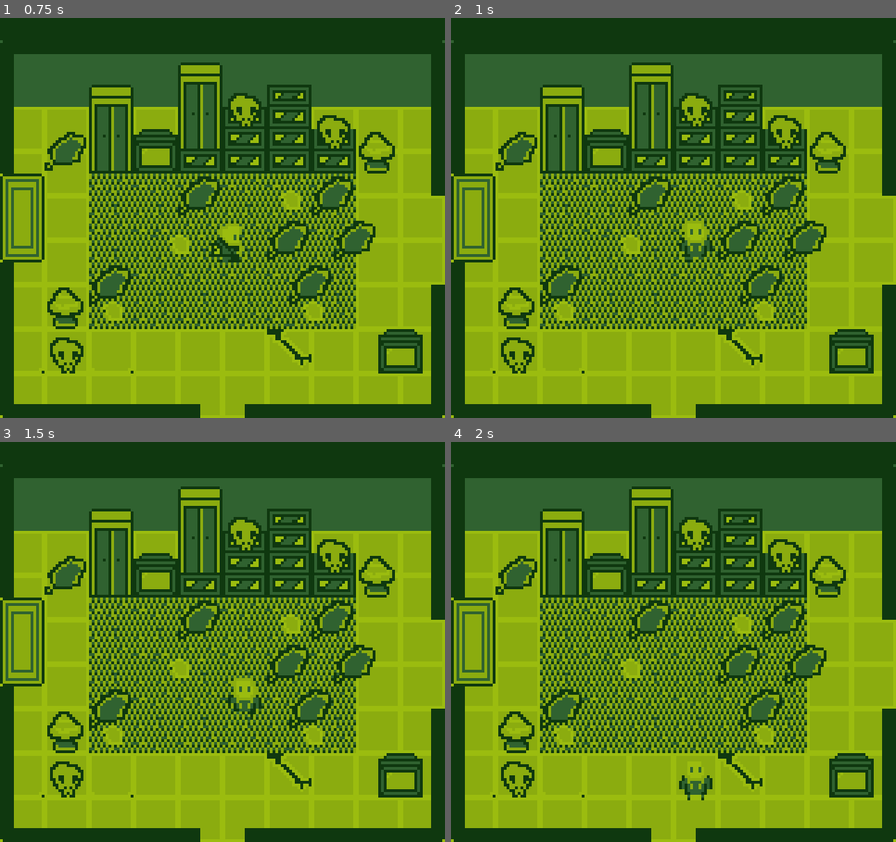
Above: before the commit, frames 1-4 (two rows, left to right).
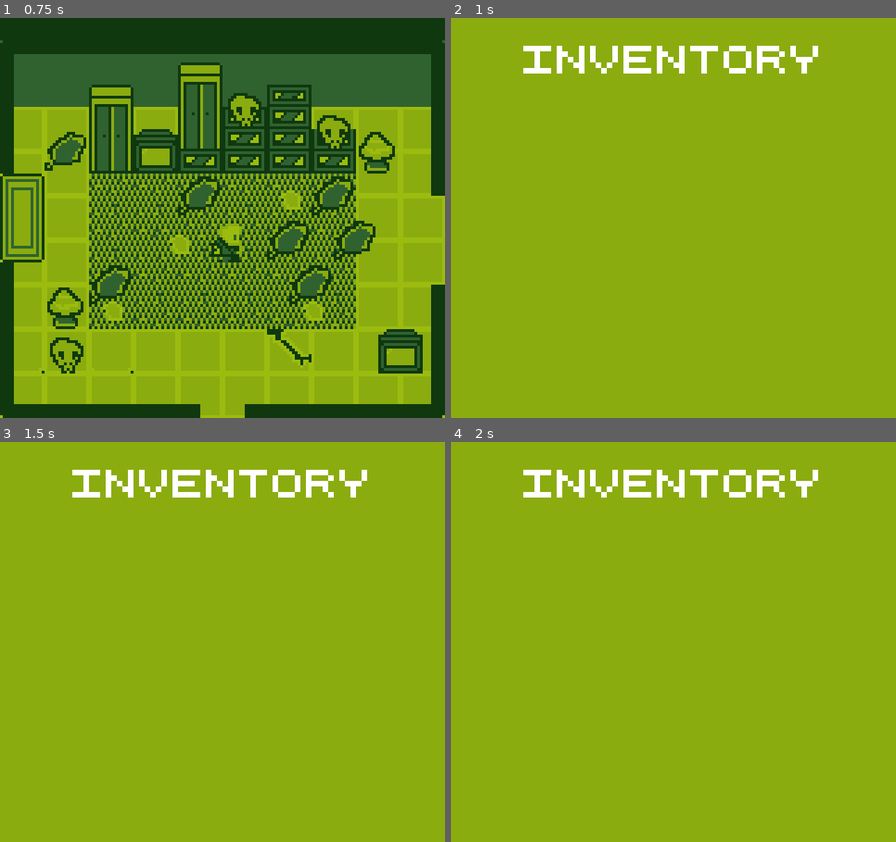
Above: after the commit, the same moments.

Repository: Ewen-C/Just_Borrowing
Game: Godot game, scene res://scenes/main.tscn
Two runs of this game, one before a commit and one after it. Both use one fixed random seed, a clock stepped at 60 frames per second and the inputs below.
Inputs:
- Up to frame 1 (0.75 s): tap Enter at 0.5 s; hold Right (move_right) from 0.53 s (still down); tap J (action_a) at 0.6 s
- Up to frame 2 (1 s): keep holding Right (move_right); tap Ctrl (action_start, bound only after the commit) at 0.8 s
- Up to frame 3 (1.5 s): tap Ctrl (action_start, bound only after the commit) at 1.25, 1.35 s; release Right (move_right) at 1.28 s; hold S (move_down) from 1.28 s (still down)
- Up to frame 4 (2 s): keep holding S (move_down); tap J (action_a) at 1.55 s

Frame 1 is identical in both runs. In frame 2, 51% of the frame differs, in the area x 0-100%, y 0-100%; in frame 3, 51%; in frame 4, 51%.

Commit message:
Fixed item collect & added UI Pause

Diff:
--- a/project.godot
+++ b/project.godot
@@ -52,7 +52,12 @@
 , Object(InputEventKey,"resource_local_to_scene":false,"resource_name":"","device":-1,"window_id":0,"alt_pressed":false,"shift_pressed":false,"ctrl_pressed":false,"meta_pressed":false,"pressed":false,"keycode":0,"physical_keycode":4194322,"key_label":0,"unicode":0,"echo":false,"script":null)
 ]
 }
-select={
+action_start={
+"deadzone": 0.5,
+"events": [Object(InputEventKey,"resource_local_to_scene":false,"resource_name":"","device":-1,"window_id":0,"alt_pressed":false,"shift_pressed":false,"ctrl_pressed":false,"meta_pressed":false,"pressed":false,"keycode":0,"physical_keycode":4194326,"key_label":0,"unicode":0,"echo":false,"script":null)
+]
+}
+action_select={
 "deadzone": 0.5,
 "events": [Object(InputEventKey,"resource_local_to_scene":false,"resource_name":"","device":-1,"window_id":0,"alt_press …(182 unchanged characters)…
 ]
--- a/scenes/main.tscn
+++ b/scenes/main.tscn
@@ -1,7 +1,9 @@
-[gd_scene load_steps=17 format=3 uid="uid://b3u2ob2gato7t"]
+[gd_scene load_steps=19 format=3 uid="uid://b3u2ob2gato7t"]
 
 [ext_resource type="PackedScene" uid="uid://m11ngetuthtg" path="res://scenes/player.tscn" id="1_6yceo"]
 [ext_resource type="Script" path="res://scripts/game_manager.gd" id="1_dvxnh"]
+[ext_resource type="Script" path="res://scripts/main_scene.gd" id="1_pvp60"]
+[ext_resource type="PackedScene" uid="uid://pjwuogp4aosu" path="res://scenes/pause_menu.tscn" id="1_vp2t2"]
 [ext_resource type="AudioStream" uid="uid://cvt3bitffmf0t" path="res://assets/music/spooky_extra_slow.mp3" id="2_fyb3x"]
 [ext_resource type="Texture2D" uid="uid://bwdmi32kfkrqa" path="res://assets/sprites/Tilemap/tilemap.png" id="2_hvhf8"]
 [ext_resource type="Texture2D" uid="uid://ng56k30qukya" path="res://assets/sprites/Tilemap/items.png" id="2_xcas7"]
@@ -1399,13 +1401,18 @@
 size = Vector2(16, 10)
 
 [node name="Main" type="Node2D"]
+process_mode = 3
+script = ExtResource("1_pvp60")
+
+[node name="UI" type="CanvasLayer" parent="."]
+layer = 2
+
+[node name="Pause Menu" parent="UI" instance=ExtResource("1_vp2t2")]
+process_mode = 3
 
 [node name="GameManager" type="Node" parent="."]
+process_mode = 3
 script = ExtResource("1_dvxnh")
-
-[node name="TimerQuit" type="Timer" parent="GameManager"]
-wait_time = 1.2
-one_shot = true
 
 [node name="MusicPlayer" type="AudioStreamPlayer" parent="GameManager"]
 stream = ExtResource("2_fyb3x")
@@ -1413,6 +1420,7 @@
 autoplay = true
 
 [node name="TileMap" type="TileMap" parent="."]
+process_mode = 1
 tile_set = SubResource("TileSet_s0iaa")
 format = 2
 layer_0/name = "Ground & Walls"
@@ -1429,39 +1437,44 @@
 layer_3/tile_data = PackedInt32Array(-458762, 262147, 6, -393226, 262147, 7, -458761, 327683, 6, 393206, 262147, 10, 32 …(3453 unchanged characters)…
 
 [node name="Camera" type="Camera2D" parent="."]
+process_mode = 1
 position_smoothing_speed = 4.0
 script = ExtResource("4_pvwy4")
 
 [node name="Player" parent="." instance=ExtResource("1_6yceo")]
+process_mode = 1
 z_index = 999
 position = Vector2(-8, 8)
 
 [node name="Transitions" type="Node" parent="."]
+process_mode = 1
 
 [node name="Trigger1" type="Area2D" parent="Transitions"]
+process_mode = 1
+position = Vector2(-80, 0)
+collision_layer = 2
+collision_mask = 2
+script = ExtResource("5_dhtgg")
+tiles_to_cross = 3
+
+[node name="CollisionShape2D" type="CollisionShape2D" parent="Transitions/Trigger1"]
+shape = SubResource("RectangleShape2D_1tmmg")
+one_way_collision_margin = 0.0
+
+[node name="Trigger2" type="Area2D" parent="Transitions"]
+process_mode = 1
 position = Vector2(0, 72)
 collision_layer = 2
 collision_mask = 2
 script = ExtResource("5_dhtgg")
 tiles_to_cross = 3
 
-[node name="CollisionShape2D" type="CollisionShape2D" parent="Transitions/Trigger1"]
-position = Vector2(-80, -72)
-shape = SubResource("RectangleShape2D_1tmmg")
-one_way_collision_margin = 0.0
-
-[node name="Trigger2" type="Area2D" parent="Transitions"]
-position = Vector2(0, 72)
-collision_layer = 2
-collision_mask = 2
-script = ExtResource("5_dhtgg")
-tiles_to_cross = 3
-
 [node name="CollisionShape2D" type="CollisionShape2D" parent="Transitions/Trigger2"]
 shape = SubResource("RectangleShape2D_ue3i8")
 one_way_collision_margin = 0.0
 
 [node name="Trigger3" type="Area2D" parent="Transitions"]
+process_mode = 1
 position = Vector2(81, 8)
 collision_layer = 2
 collision_mask = 2
@@ -1474,21 +1487,23 @@
 one_way_collision_margin = 0.0
 
 [node name="HidingStuff" type="Node" parent="."]
+process_mode = 1
 
 [node name="Closet" parent="HidingStuff" instance=ExtResource("8_pvltu")]
 position = Vector2(192, -15.5)
 
 [node name="Items" type="Node" parent="."]
+process_mode = 1
 
 [node name="Item_Luggage" parent="Items" instance=ExtResource("9_5xkje")]
 position = Vector2(64, 88)
 
 [node name="Item_Key" parent="Items" instance=ExtResource("9_5xkje")]
 position = Vector2(224, 0)
+item_type = 1
 normal_sprite = ExtResource("11_bqjkc")
 dark_sprite = ExtResource("11_spd4m")
 
-[connection signal="timeout" from="GameManager/TimerQuit" to="GameManager" method="_on_timer_timeout"]
 [connection signal="force_move_player" from="Camera" to="Player" method="_on_camera_force_move_player"]
 [connection signal="check_new_tile" from="Player" to="Transitions/Trigger1" method="_on_player_check_new_tile"]
 [connection signal="check_new_tile" from="Player" to="Transitions/Trigger2" method="_on_player_check_new_tile"]
--- /dev/null
+++ b/scenes/pause_menu.tscn
@@ -0,0 +1,49 @@
+[gd_scene load_steps=3 format=3 uid="uid://pjwuogp4aosu"]
+
+[ext_resource type="Script" path="res://scripts/pause_menu.gd" id="1_84k72"]
+[ext_resource type="FontFile" uid="uid://c5ey5rl106n1" path="res://assets/fonts/Quinquefive-ALoRM.ttf" id="2_xqdbk"]
+
+[node name="Pause Menu" type="Control"]
+process_mode = 2
+layout_mode = 3
+anchors_preset = 15
+anchor_right = 1.0
+anchor_bottom = 1.0
+grow_horizontal = 2
+grow_vertical = 2
+script = ExtResource("1_84k72")
+
+[node name="Background" type="ColorRect" parent="."]
+layout_mode = 1
+anchors_preset = 15
+anchor_right = 1.0
+anchor_bottom = 1.0
+grow_horizontal = 2
+grow_vertical = 2
+color = Color(0.545098, 0.67451, 0.0588235, 1)
+
+[node name="Label" type="Label" parent="."]
+layout_mode = 2
+offset_left = 16.0
+offset_top = 8.0
+offset_right = 144.0
+offset_bottom = 21.0
+theme_override_fonts/font = ExtResource("2_xqdbk")
+theme_override_font_sizes/font_size = 10
+text = "Inventory
+"
+horizontal_alignment = 1
+
+[node name="VBoxContainer" type="VBoxContainer" parent="."]
+layout_mode = 1
+anchors_preset = 15
+anchor_right = 1.0
+anchor_bottom = 1.0
+offset_left = 16.0
+offset_top = 8.0
+offset_right = -16.0
+offset_bottom = -16.0
+grow_horizontal = 2
+grow_vertical = 2
+
+[connection signal="draw" from="." to="." method="_on_draw"]
--- a/scripts/game_manager.gd
+++ b/scripts/game_manager.gd
@@ -1,18 +1,13 @@
 extends Node
 
-@onready var timer = $TimerQuit
 var item_list = {}
 
 func _ready():
 	for item_type in Constants.ItemType : item_list[item_type] = false
 
 func _process(_delta):
-	if Input.is_action_just_pressed("select") : timer.start()
-	if Input.is_action_just_released("select") : timer.stop()
-
-func _on_timer_timeout():
-	get_tree().quit()
+	if Input.is_action_just_pressed("action_select"): get_tree().quit()
 
 func _on_item_item_pickup(new_item_type):
-	item_list[new_item_type] = true
+	item_list[Constants.ItemType.keys()[new_item_type]] = true
 	print_debug("Collected " + str(Constants.ItemType.keys()[new_item_type]))
--- a/scripts/item.gd
+++ b/scripts/item.gd
@@ -1,6 +1,6 @@
 extends StaticBody2D
 
-@export var type: Constants.ItemType = Constants.ItemType.LUGGAGE
+@export var item_type: Constants.ItemType = Constants.ItemType.LUGGAGE
 var player = null
 
 @onready var sprite = $Sprite
@@ -12,7 +12,7 @@
 
 func _input(_event: InputEvent) -> void:
 	if Input.is_action_just_pressed("action_a") and player :
-		item_pickup.emit(type)
+		item_pickup.emit(item_type)
 		queue_free()
 
 func _on_trigger_area_body_entered(body: Node2D) -> void:
@@ -23,4 +23,4 @@
 	if body.is_in_group("player"): player = null
 	sprite.texture = normal_sprite
 
-signal item_pickup(type: Constants.ItemType)
+signal item_pickup(item_type: Constants.ItemType)
--- /dev/null
+++ b/scripts/main_scene.gd
@@ -0,0 +1,19 @@
+extends Node2D
+
+@onready var pause_menu = $"UI/Pause Menu"
+@onready var game_manager = $GameManager
+
+func _ready():
+	get_tree().paused = false
+	pause_menu.hide()
+
+
+func _process(_delta: float) -> void:
+	if Input.is_action_just_pressed("action_start") : toogle_pause()
+
+func toogle_pause() -> void:
+	get_tree().paused = !get_tree().paused
+	if get_tree().paused:
+		pause_menu.show();
+		pause_menu.current_items = game_manager.item_list
+	else: pause_menu.hide()
--- /dev/null
+++ b/scripts/pause_menu.gd
@@ -0,0 +1,14 @@
+extends Control
+
+@onready var v_box_container = $VBoxContainer
+
+var current_items = {}
+
+
+func _on_draw():
+	for labels_items in v_box_container.get_children() :
+		labels_items.queue_free()
+
+	for item in current_items :
+		print_debug(item)
+		print_debug(current_items[item])
--- a/scripts/player.gd
+++ b/scripts/player.gd
@@ -17,14 +17,14 @@
 var is_hidden = false
 
 
-func _physics_process(delta):
+func _physics_process(delta) -> void:
 	if !is_hidden :
 		if !is_moving :
 			process_new_movement()
 		elif movement_direction != Vector2.ZERO :
 			move_player(delta)
 
-func process_new_movement() :
+func process_new_movement() -> void :
 	if !nb_auto_movements :
 		if !movement_direction.y : movement_direction.x = Input.get_axis("move_left", "move_right")
 		if !movement_direction.x : movement_direction.y = Input.get_axis("move_up", "move_down")
@@ -46,7 +46,7 @@
 	else:
 		steps_sfx_player.stop()
 
-func move_player(delta) :
+func move_player(delta) -> void :
 	percent_to_next_tile += walk_speed * delta
 
 	if percent_to_next_tile >= 1.0 :
@@ -71,14 +71,14 @@
 	else :
 		position = start_movement_position + (TILE_SIZE * movement_direction * percent_to_next_tile)
 
-func raycast_check_movement() :
+func raycast_check_movement() -> bool :
 	raycast.target_position = movement_direction * TILE_SIZE
 	raycast.force_raycast_update()
 	return !raycast.is_colliding()
 
 signal check_new_tile(Vector2)
 
-func _on_camera_force_move_player(in_movement_direction, tiles_to_cross):
+func _on_camera_force_move_player(in_movement_direction, tiles_to_cross) -> void:
 	movement_direction = in_movement_direction
 	nb_auto_movements = tiles_to_cross
 	process_new_movement()
